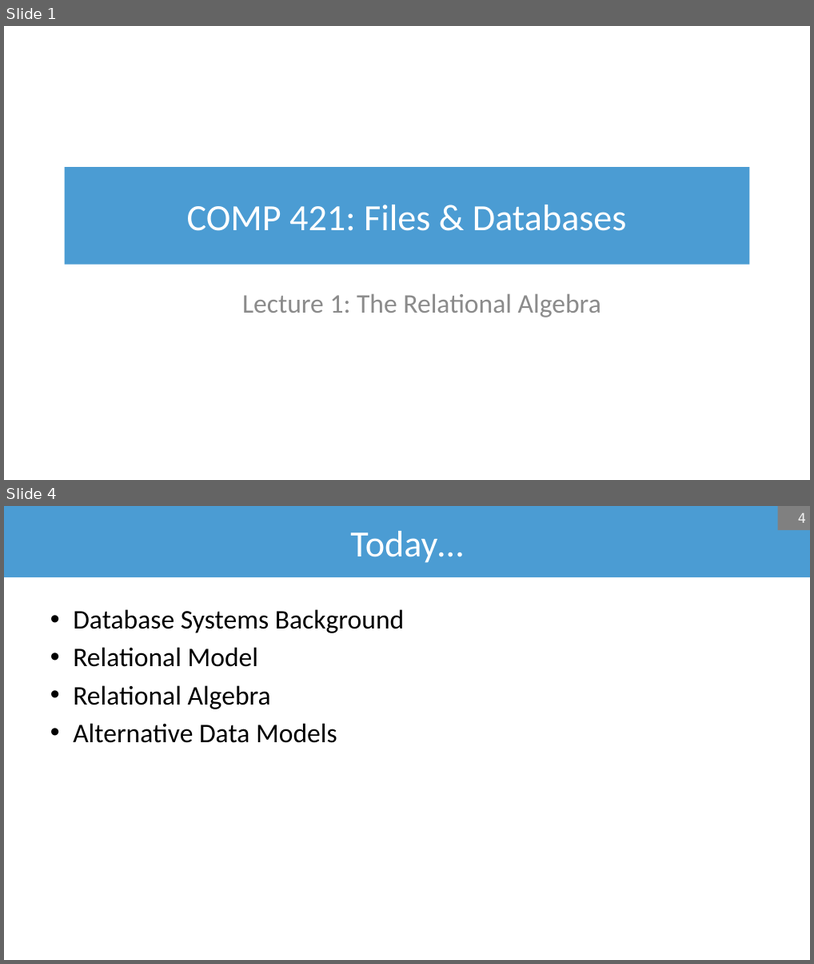
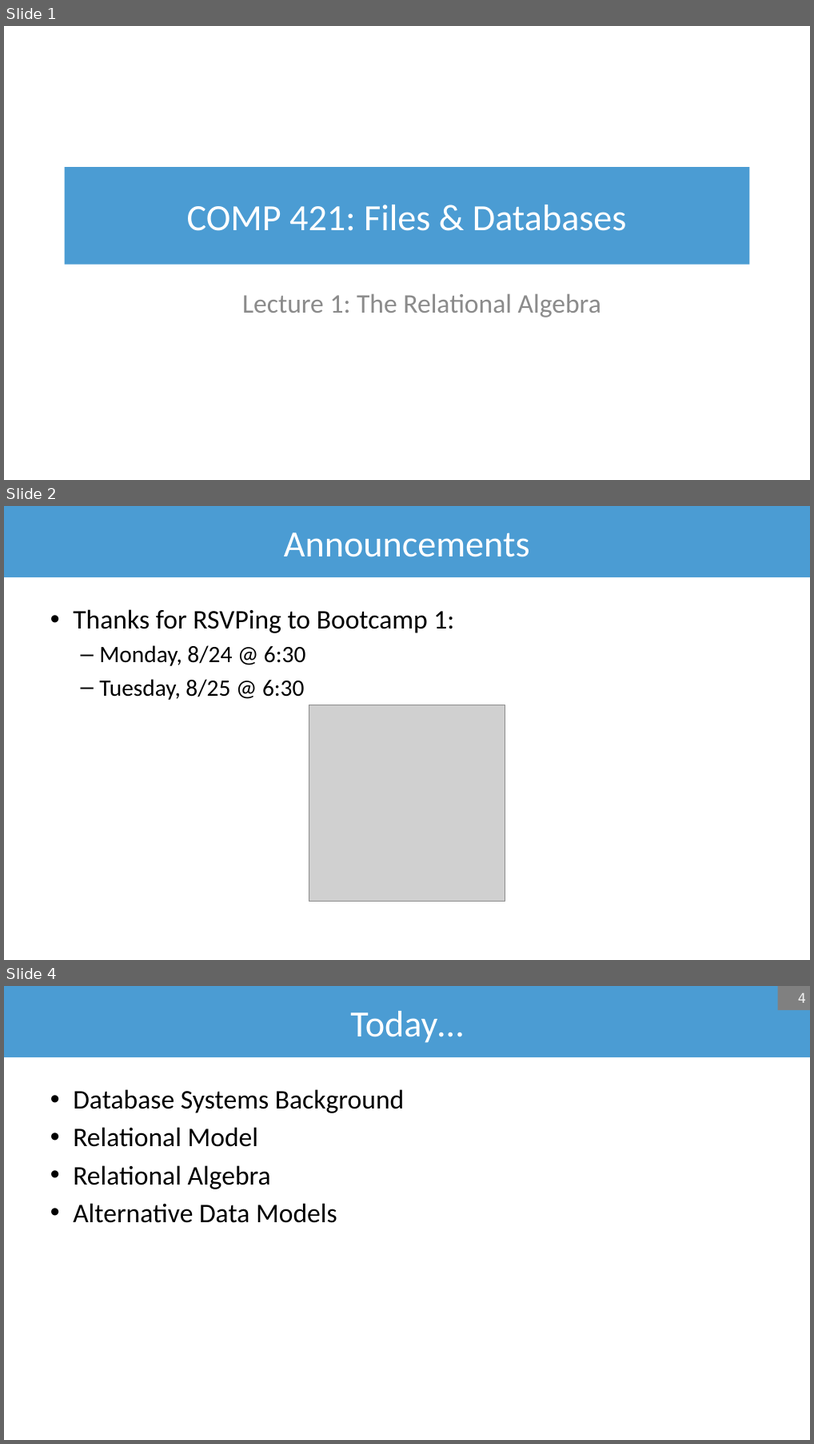
Before and after one commit to bsb20/bsb20.github.io, a slide deck: docs/421_f26/lectures/L1.pptx. Shown one above the other, each under a label of ours: slides 1 and 4 before the commit, slides 1, 2 and 4 after it; the slides between them are not shown. The pictures are 814x964 and 814x1444 pixels, drawn with LibreOffice and Linux fonts; fonts in the diff are those of the drawing; grey boxes stand for pictures; background and template pictures are left out. Boxes give left, top, right and bottom in pixels: in the first picture for what was removed or moved away, otherwise in the second. Text is boxed around its words. In the diff, an @@ line names an element or a change of style, - is before the commit and + after.

```diff
--- a/docs/421_f26/lectures/L1.pptx
+++ b/docs/421_f26/lectures/L1.pptx
@@ slide 2 added at [4, 506, 810, 960], background #FFFFFF @@
@@ title added at [4, 506, 810, 577], fill #4B9CD3, 44 pt, text #FFFFFF @@
+Announcements
@@ text added at [73, 609, 454, 700], 28 pt, text #000000 @@
+• Thanks for RSVPing to Bootcamp 1:
+  – Monday, 8/24 @ 6:30
+  – Tuesday, 8/25 @ 6:30
@@ picture added at [310, 705, 505, 900] @@
```
Also in this commit, not shown: 6 slides changed, 1 slide removed, 1 other file.
